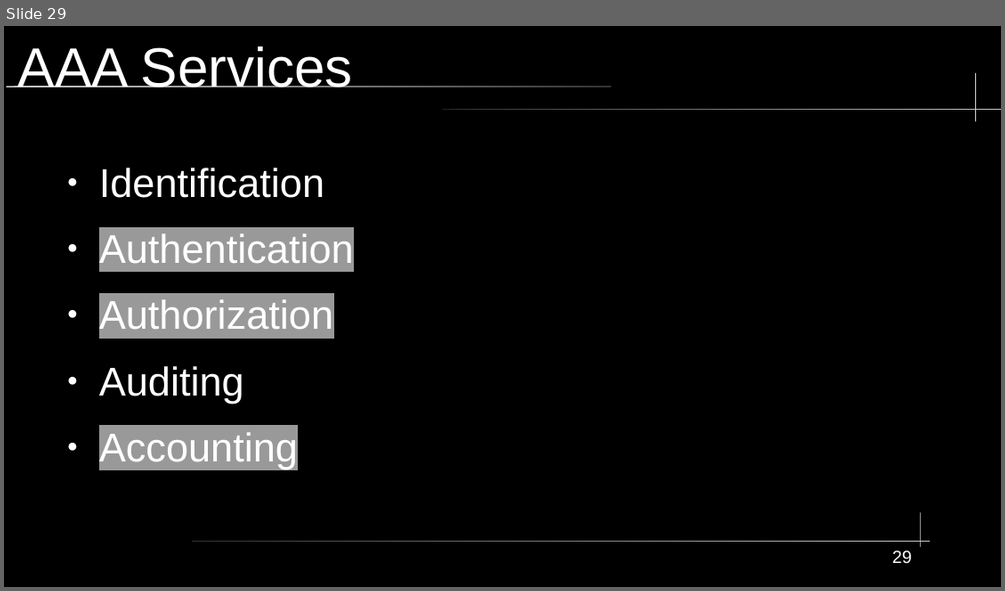
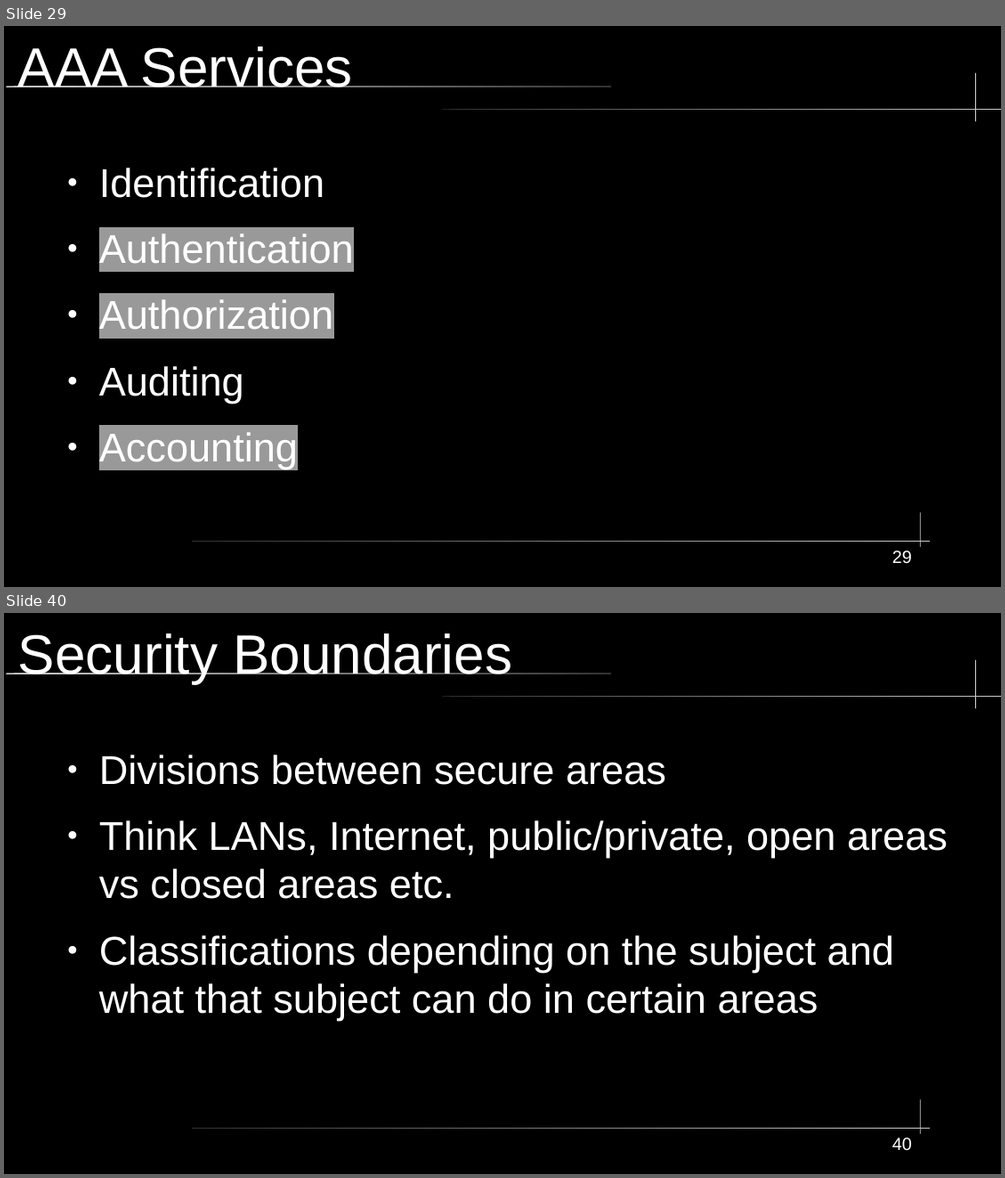
Before and after one commit to City-Colleges-of-Chicago-Cybersecurity/COMPSFI-214, a slide deck: 2026/Spring/powerpoints/Chapter-01-Security-Governance-Through-Principles-and-Policies.odp. Shown one above the other, each under a label of ours: slide 29 before the commit, slides 29 and 40 after it; the slides between them are not shown. The pictures are 1005x591 and 1005x1178 pixels, drawn with LibreOffice and Linux fonts; fonts in the diff are those of the drawing. Boxes give left, top, right and bottom in pixels: in the first picture for what was removed or moved away, otherwise in the second. Text is boxed around its words. In the diff, an @@ line names an element or a change of style, - is before the commit and + after.

```diff
--- a/2026/Spring/powerpoints/Chapter-01-Security-Governance-Through-Principles-and-Policies.odp
+++ b/2026/Spring/powerpoints/Chapter-01-Security-Governance-Through-Principles-and-Policies.odp
@@ slide 40 added at (x1=4, y1=613, x2=1001, y2=1174), background #000000; not listed: 5 template elements that a slide beside it also shows @@
@@ title added at (x1=18, y1=633, x2=512, y2=684), 44 pt, text #FFFFFF @@
+Security Boundaries
@@ text added at (x1=99, y1=755, x2=947, y2=1020), 32 pt, text #FFFFFF @@
+● Divisions between secure areas
+● Think LANs, Internet, public/private, open areas vs closed areas etc.
+● Classifications depending on the subject and what that subject can do in certain areas
@@ page number added at (x1=892, y1=1137, x2=912, y2=1151), 14 pt, text #FFFFFF @@
+40
```
Also in this commit, not shown: 11 other slides added, 1 slide removed.
